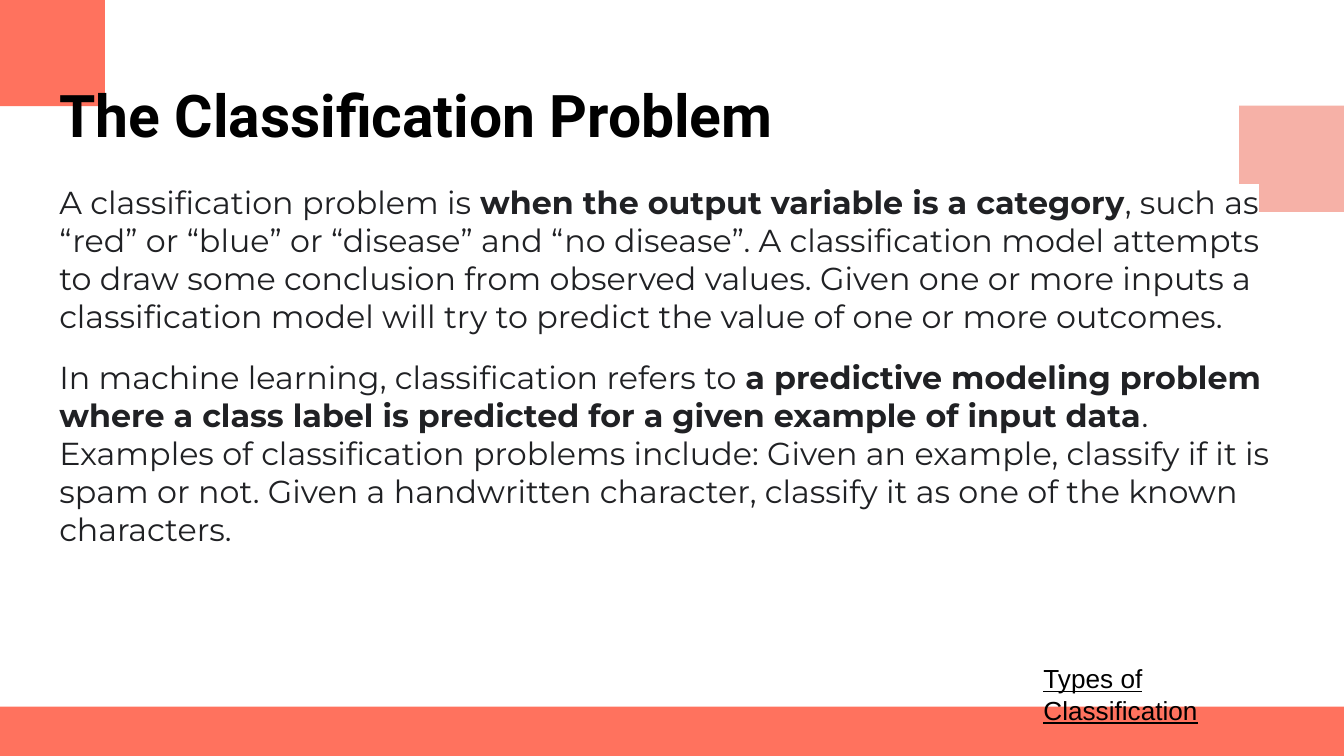
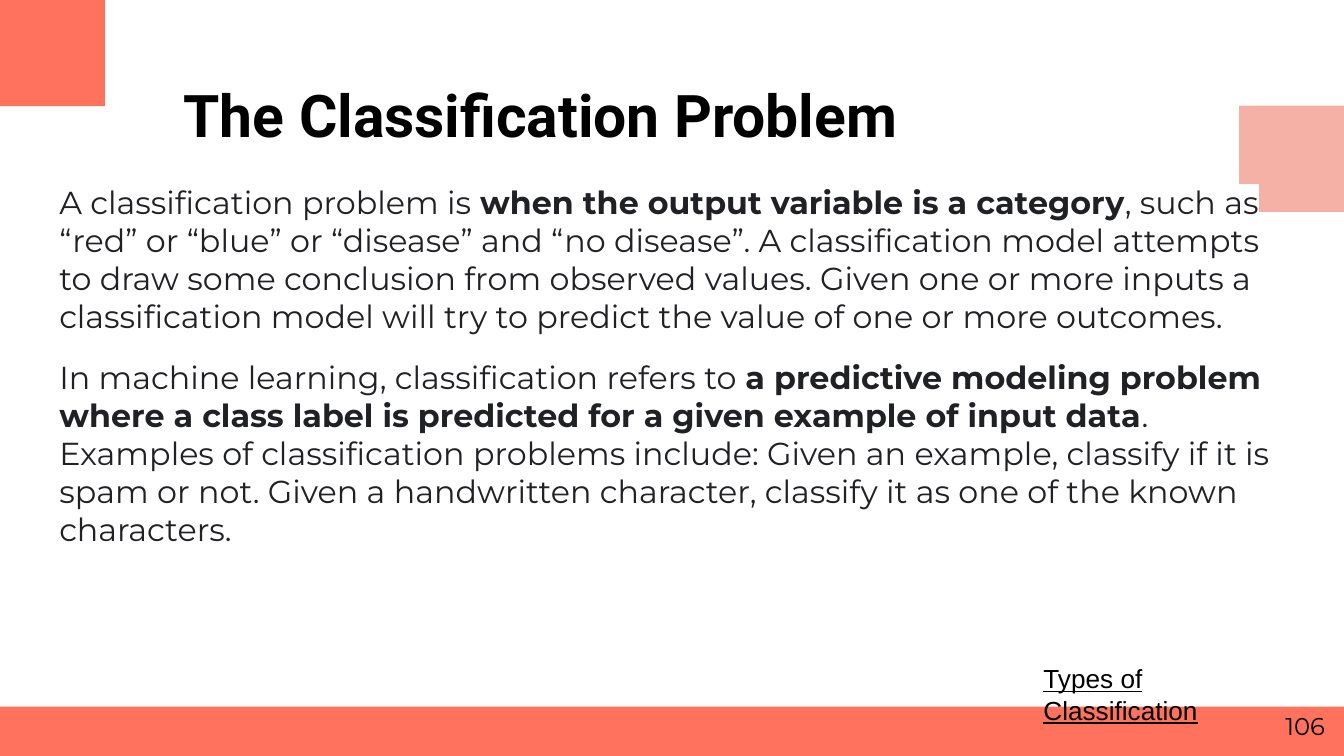
Before and after one commit to RashmivernekarN/ai_with_python_keonics, a slide deck: slide 106 of Module3/Business Statistics.pptx. Drawn at 1344x756 pixels with LibreOffice and Linux fonts; fonts in the diff are those of the drawing. Boxes give left, top, right and bottom in pixels: in the first picture for what was removed or moved away, otherwise in the second. Text is boxed around its words. In the diff, an @@ line names an element or a change of style, - is before the commit and + after.

```diff
--- a/Module3/Business Statistics.pptx
+++ b/Module3/Business Statistics.pptx
@@ title "The Classification Problem" rewrapped from [59, 83, 773, 138] to [184, 92, 897, 138] @@
@@ page number added at [1285, 718, 1325, 735], 13 pt, text #000000 @@
+106
```
Also in this commit, not shown: 76 other slides changed, 2 slides removed, 2 other files.
